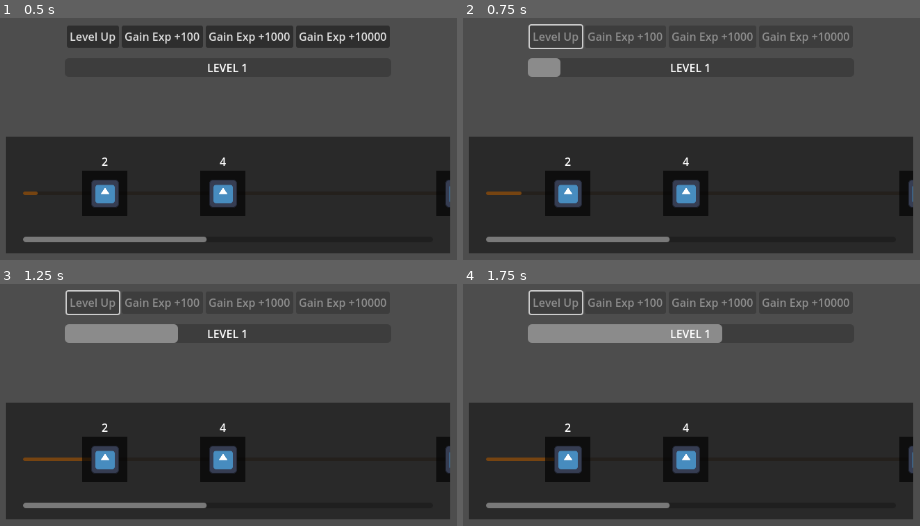
Above: before the commit, frames 1-4 (two rows, left to right).
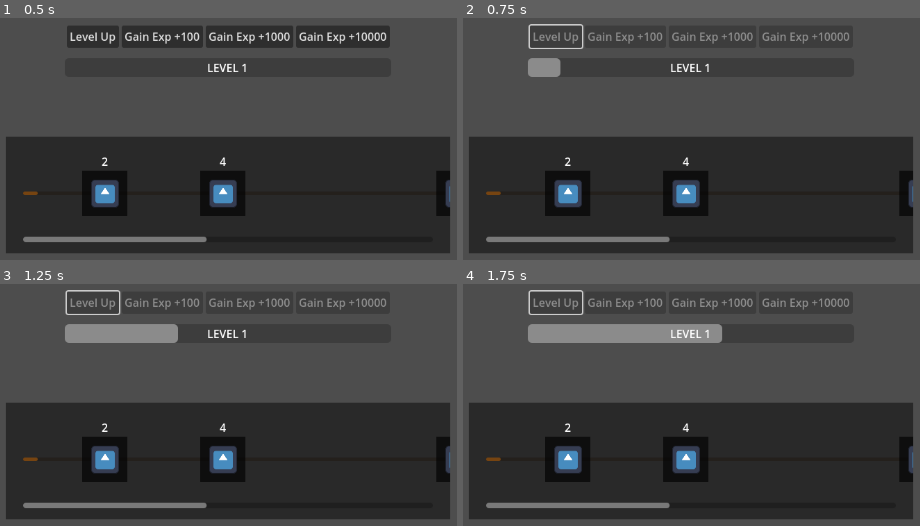
Above: after the commit, the same moments.

Repository: EdmundoMarquez/godot-level-up-system
Game: Godot game, scene res://Core/main.tscn
Same seed, same stepped clock (60 frames per second), same inputs: the game is played once before the commit and once after it. The engine's default icon, where the game draws it, is replaced by a stand-in: a white triangle on a blue panel in a dark square.
Inputs:
- Up to frame 1 (0.5 s): no input
- Up to frame 2 (0.75 s): click "Level Up" at 0.5 s
- Up to frame 3 (1.25 s): no input
- Up to frame 4 (1.75 s): no input

Frame 1 is identical in both runs. In frame 2, less than 0.1% of the frame differs, in the area x 8-13%, y 71-74%; in frame 3, 0.2%, in the area x 8-20%, y 71-74%; in frame 4, 0.2%.

Commit message:
feat: Changed item unlock update after level up animations end

Diff:
--- a/Core/SignalBus.gd
+++ b/Core/SignalBus.gd
@@ -1,4 +1,5 @@
 extends Node
 
 signal on_experience_gained(exp_gained: int)
-signal on_level_up(previous_level : int, levels_gained : int, remaining_experience : int)
+signal on_level_up(previous_level: int, levels_gained: int, remaining_experience: int)
+signal on_level_updated(level: int, levels_gained: int)
--- a/ItemUnlock/ItemUnlockBar.gd
+++ b/ItemUnlock/ItemUnlockBar.gd
@@ -1,7 +1,7 @@
 extends Node
 
-@export var item_min_size : Vector2 = Vector2(65, 65)
-@export var progress_bar_fill_offset : float = -5.0
+@export var item_min_size: Vector2 = Vector2(65, 65)
+@export var progress_bar_fill_offset: float = -5.0
 
 var item_configuration = ResourceLoader.load("res://ItemUnlock/item_defaults.tres").duplicate()
 var level_item = preload("res://ItemUnlock/Item.tscn")
@@ -12,17 +12,17 @@
 @onready var progress_bar = $ScrollContainer/MainPanel/ProgressBar
 @onready var items_container = $ScrollContainer/MainPanel/ItemsContainer
 
-var generated_items : Array[Control] = []
+var generated_items: Array[Control] = []
 
 func _ready() -> void:
 	_generate_items()
 	main_panel.size = items_container.size
 	var initial_value = ((1.0 / item_configuration.get_max_item_level()) * 100) + progress_bar_fill_offset
 	progress_bar.set_deferred("value", initial_value)
-	SignalBus.on_level_up.connect(on_level_up)
+	SignalBus.on_level_updated.connect(on_level_up)
 
 func _generate_items():
-	var item_queue : Array = item_configuration.items.duplicate()
+	var item_queue: Array = item_configuration.items.duplicate()
 	max_item_level = item_configuration.get_max_item_level()
 
 	for _i in range(1, max_item_level + 1):
@@ -36,20 +36,20 @@
 			items_container.add_child(empty)
 			generated_items.append(empty)
 
-func _set_item_instance(item : Item):
+func _set_item_instance(item: Item):
 	var instance = level_item.instantiate()
 	instance.get_node("Label").text = str(item.min_level)
 	instance.get_node("TextureRect").texture = item.item_icon
 	items_container.add_child(instance)
 	generated_items.append(instance)
 
-func on_level_up(level : int, levels_gained : int, experience : int):
+func on_level_up(level: int, levels_gained: int):
 	var initial_value = ((float(level) / item_configuration.get_max_item_level()) * 100) + progress_bar_fill_offset
 	progress_bar.value = initial_value
 	var tween = get_tree().create_tween()
 	var final_value = ((float(level + levels_gained) / item_configuration.get_max_item_level()) * 100) + progress_bar_fill_offset
 	tween.tween_property(progress_bar, "value", final_value, 0.5)
 	var h_scroll_bar = scroll_container.get_h_scroll_bar()
-	var scroll_value =  ((float(level + levels_gained) / item_configuration.get_max_item_level()) * h_scroll_bar.max_value) + progress_bar_fill_offset * 100
+	var scroll_value = ((float(level + levels_gained) / item_configuration.get_max_item_level()) * h_scroll_bar.max_value) + progress_bar_fill_offset * 100
 	print(str(scroll_value))
 	tween.tween_property(scroll_container, "scroll_horizontal", scroll_value, 0.5)
--- a/Level Up/LevelUpBar.gd
+++ b/Level Up/LevelUpBar.gd
@@ -1,7 +1,7 @@
 extends ProgressBar
 class_name LevelUpBar
 
-@export var level_text : Label
+@export var level_text: Label
 
 func _ready() -> void:
 	value = 0
@@ -18,19 +18,20 @@
 	var tween = get_tree().create_tween()
 	tween.tween_property(self, "value", min(value + exp_amount, max_value), 2.0).set_ease(Tween.EASE_IN_OUT)
 
-func _on_level_up(previous_level : int, levels_gained : int, remaining_experience : int) -> void:
+func _on_level_up(previous_level: int, levels_gained: int, remaining_experience: int) -> void:
 	var tween = get_tree().create_tween()
 	tween.set_parallel(false)
 	for _i in levels_gained:
 		tween.tween_property(self, "value", max_value, 2.0).set_ease(Tween.EASE_IN_OUT)
 		tween.tween_callback(set_level_bar.bind(previous_level + _i + 1))
 	tween.tween_callback(set_exp_value.bind(remaining_experience, LevelUpController.experience_to_next_level))
+	tween.tween_callback(func(): SignalBus.on_level_updated.emit(previous_level, levels_gained))
 
-func set_level_bar(new_level : int):
+func set_level_bar(new_level: int):
 	level_text.text = "LEVEL " + str(new_level)
 	value = 0
 
-func set_exp_value(experience : int, exp_to_next_level):
+func set_exp_value(experience: int, exp_to_next_level):
 	var tween = get_tree().create_tween()
 	tween.tween_property(self, "value", experience, 2.0).set_ease(Tween.EASE_IN_OUT)
 	max_value = exp_to_next_level
